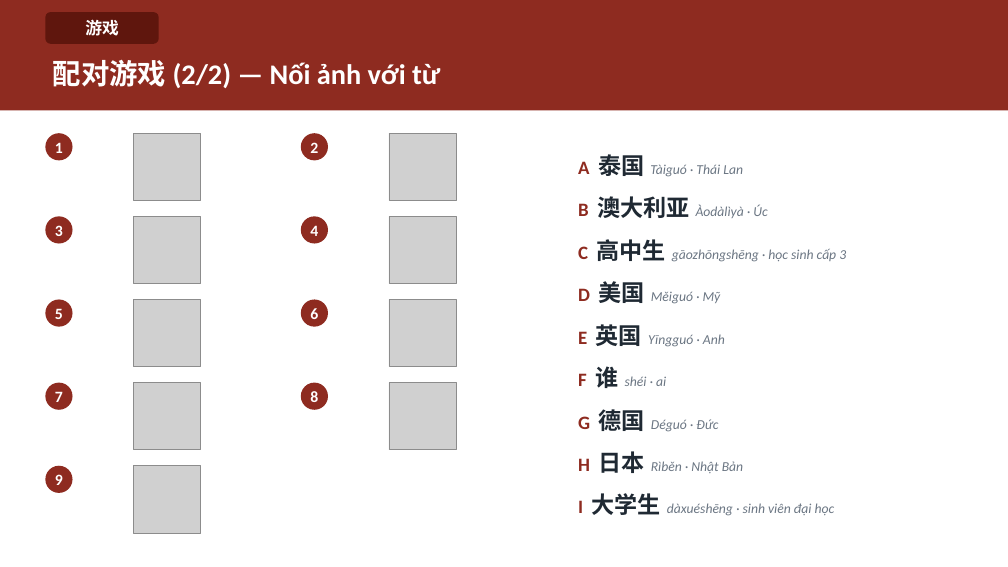
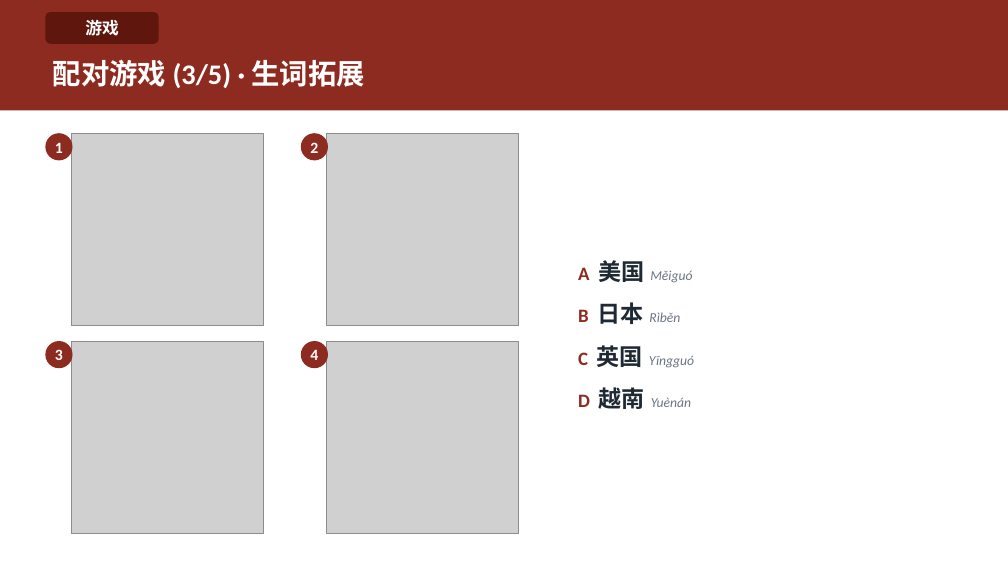
Before and after one commit to HuyenNguyen911/chinese-learning-os, a slide deck: slide 36 of output/hsk1/buoi03_quoctich/slide/Buoi-03-Quoctich.pptx (slide 31 before the commit). Drawn at 1008x567 pixels with LibreOffice and Linux fonts; fonts in the diff are those of the drawing; grey boxes stand for pictures. Boxes give left, top, right and bottom in pixels: in the first picture for what was removed or moved away, otherwise in the second. Text is boxed around its words. In the diff, an @@ line names an element or a change of style, - is before the commit and + after.

```diff
--- a/output/hsk1/buoi03_quoctich/slide/Buoi-03-Quoctich.pptx
+++ b/output/hsk1/buoi03_quoctich/slide/Buoi-03-Quoctich.pptx
@@ text at bbox=[53, 59, 365, 88]: text changed @@
-配对游戏 (2/2) — Nối ảnh với từ
+配对游戏 (3/5) · 生词拓展
@@ picture: place and size @@
-picture at bbox=[389, 299, 456, 367]
+picture at bbox=[71, 133, 263, 325]
@@ picture removed at bbox=[133, 133, 200, 200] @@
@@ picture: place and size @@
-picture at bbox=[133, 299, 200, 367]
+picture at bbox=[327, 133, 519, 325]
@@ picture removed at bbox=[389, 133, 456, 200] @@
@@ picture removed at bbox=[389, 216, 456, 284] @@
@@ text at bbox=[578, 257, 694, 413]: text changed @@
-A 泰国 Tàiguó · Thái Lan
-B 澳大利亚 Àodàlìyà · Úc
-C 高中生 gāozhōngshēng · học sinh cấp 3
-D 美国 Měiguó · Mỹ
-E 英国 Yīngguó · Anh
-F 谁 shéi · ai
-G 德国 Déguó · Đức
-H 日本 Rìběn · Nhật Bản
-I 大学生 dàxuéshēng · sinh viên đại học
+A 美国 Měiguó
+B 日本 Rìběn
+C 英国 Yīngguó
+D 越南 Yuènán
@@ ellipse removed at bbox=[45, 299, 73, 327] @@
-5
@@ ellipse removed at bbox=[301, 299, 328, 327] @@
-6
@@ ellipse "3": place and size @@
-ellipse "3" at bbox=[45, 216, 73, 243]
+ellipse "3" at bbox=[45, 341, 73, 368]
@@ picture: place and size @@
-picture at bbox=[133, 216, 200, 284]
+picture at bbox=[71, 341, 263, 533]
@@ ellipse "4": place and size @@
-ellipse "4" at bbox=[301, 216, 328, 243]
+ellipse "4" at bbox=[301, 341, 328, 368]
@@ picture added at bbox=[327, 341, 519, 533] @@
@@ ellipse removed at bbox=[45, 383, 73, 410] @@
-7
@@ picture removed at bbox=[133, 383, 200, 450] @@
@@ ellipse removed at bbox=[301, 383, 328, 410] @@
-8
@@ picture removed at bbox=[389, 383, 456, 450] @@
@@ ellipse removed at bbox=[45, 466, 73, 493] @@
-9
@@ picture removed at bbox=[133, 466, 200, 533] @@
```
Also in this commit, not shown: 15 other slides changed, 21 slides added, 14 slides removed, 55 other files.
